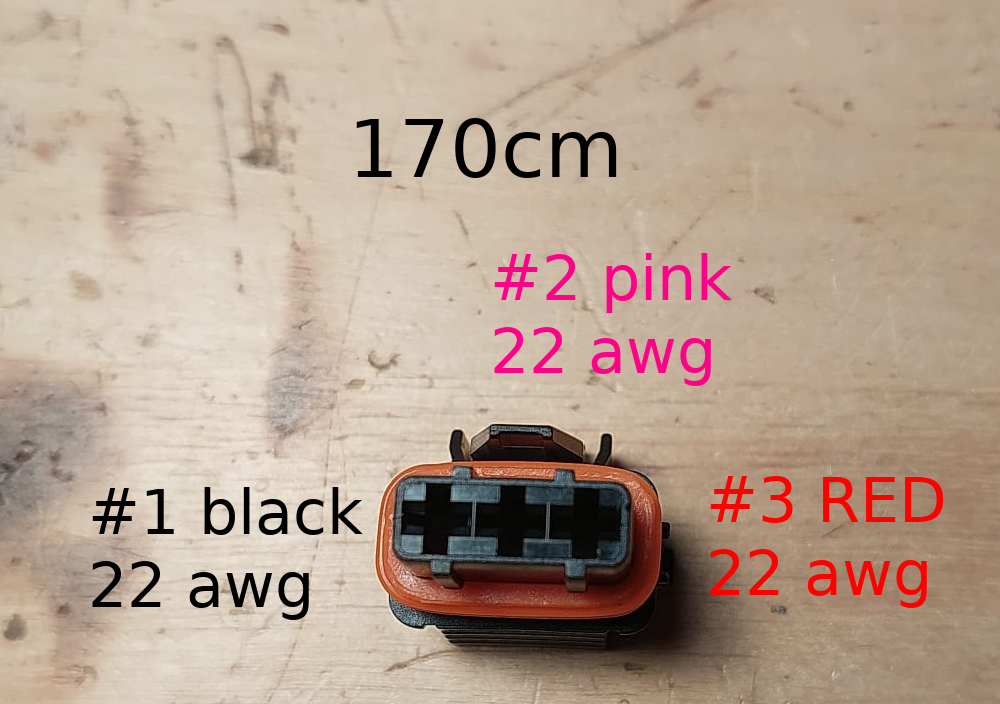
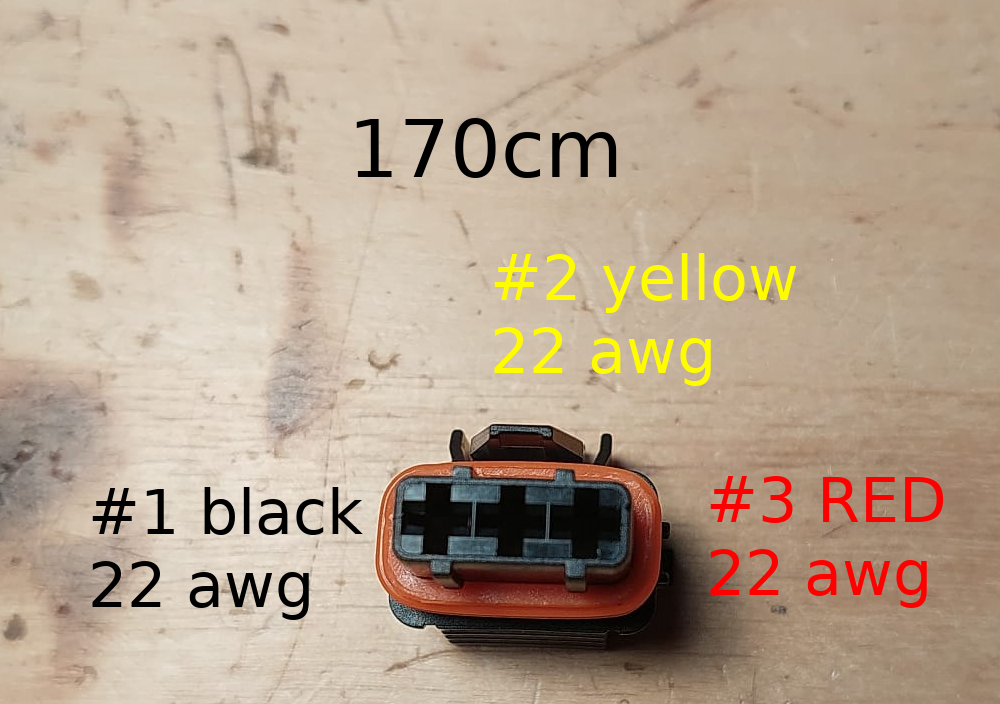
Layer changes from the first 1000 x 704 image to the second:
renamed "#2 pink ..." to "#2 yellow ...", painted on it over [494, 253, 797, 386]
